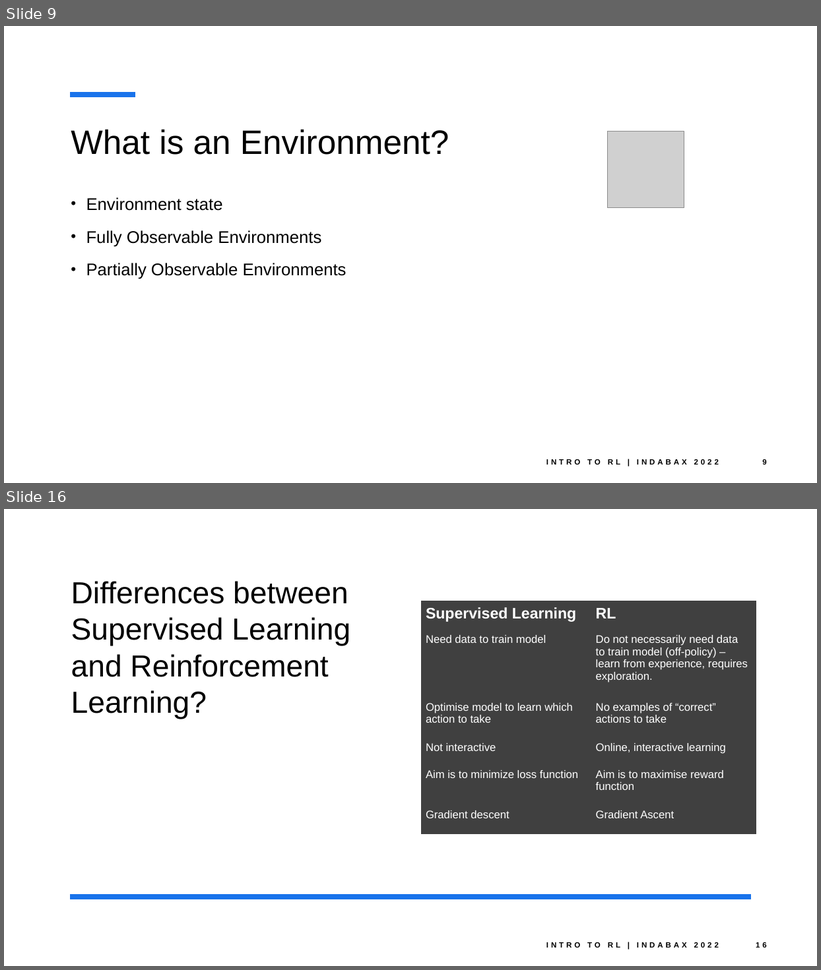
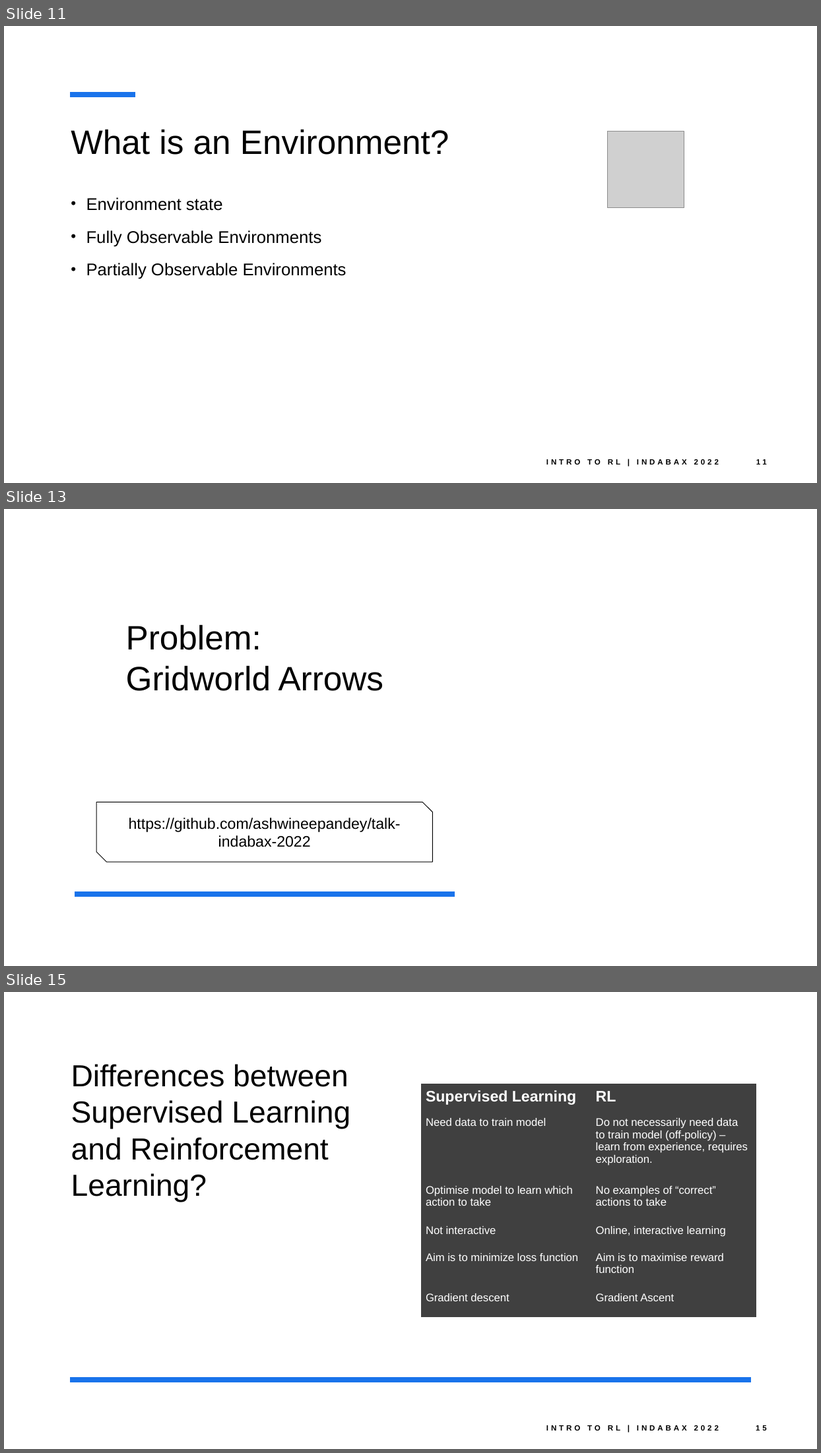
Before and after one commit to ashwineepandey/talk-indabax-2022, a slide deck: IntroToReinforcementLearning_IndabaX2022_001.pptx. Shown one above the other, each under a label of ours: slides 9 and 16 before the commit, slides 11, 13 and 15 after it; the slides between them are not shown. The pictures are 821x970 and 821x1453 pixels, drawn with LibreOffice and Linux fonts; fonts in the diff are those of the drawing; grey boxes stand for pictures; background and template pictures are left out. Boxes give left, top, right and bottom in pixels: in the first picture for what was removed or moved away, otherwise in the second. Text is boxed around its words. In the diff, an @@ line names an element or a change of style, - is before the commit and + after.

```diff
--- a/IntroToReinforcementLearning_IndabaX2022_001.pptx
+++ b/IntroToReinforcementLearning_IndabaX2022_001.pptx
@@ slide 13 added at <box>4,509,817,966</box>, background picture (left out) @@
@@ rectangle added at <box>75,580,455,896</box>, fill #FFFFFF @@
@@ title added at <box>126,625,384,691</box>, 40 pt, text #000000 @@
+Problem: Gridworld Arrows
@@ snip diag rect added at <box>96,803,433,862</box>, outline #000000 0.75 pt, 18 pt, text #000000 @@
+https://github.com/ashwineepandey/talk-indabax-2022
@@ line added from (75, 894) to (455, 894), #1973EB 6 pt @@
@@ what was slide 9 is now slide 11 @@
@@ page number at <box>756,460,767,465</box>: text changed @@
-9
+11
@@ what was slide 16 is now slide 15 @@
```
Also in this commit, not shown: 6 slides changed, 1 other slide added, 2 slides removed, 1 other file.
